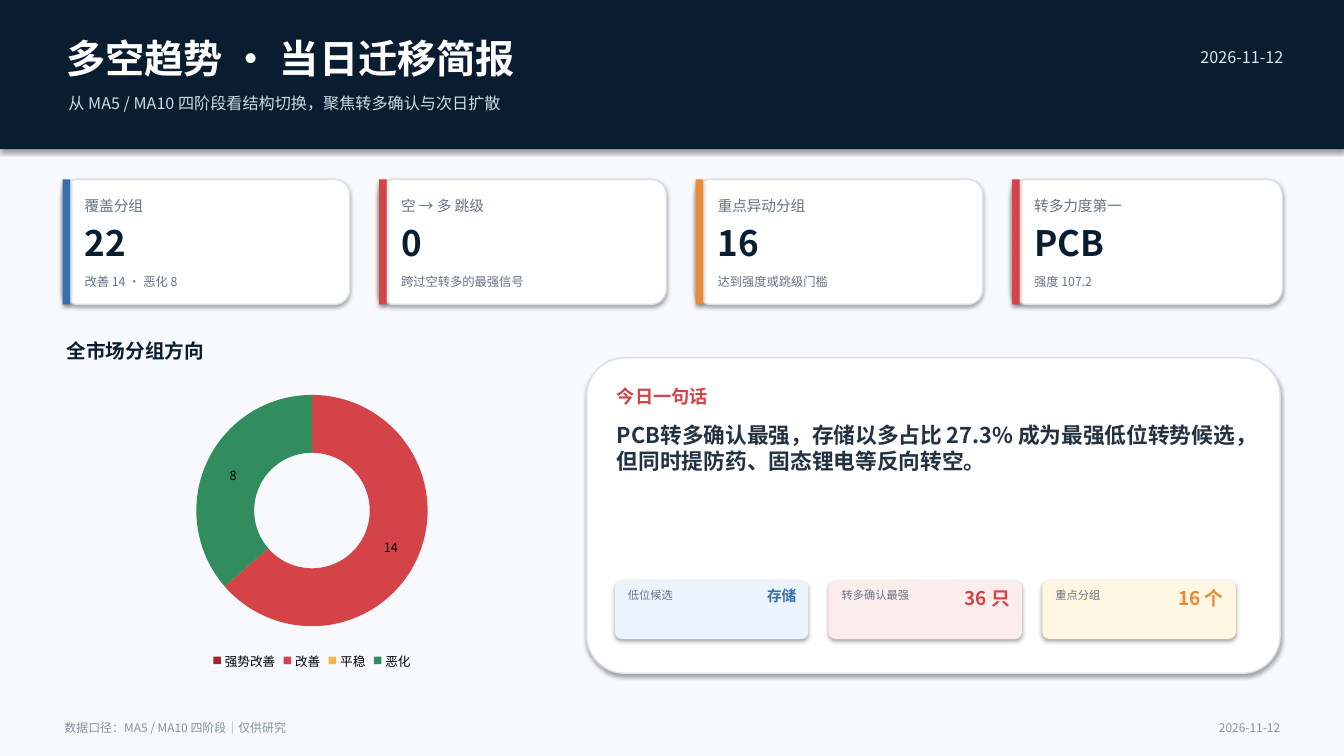
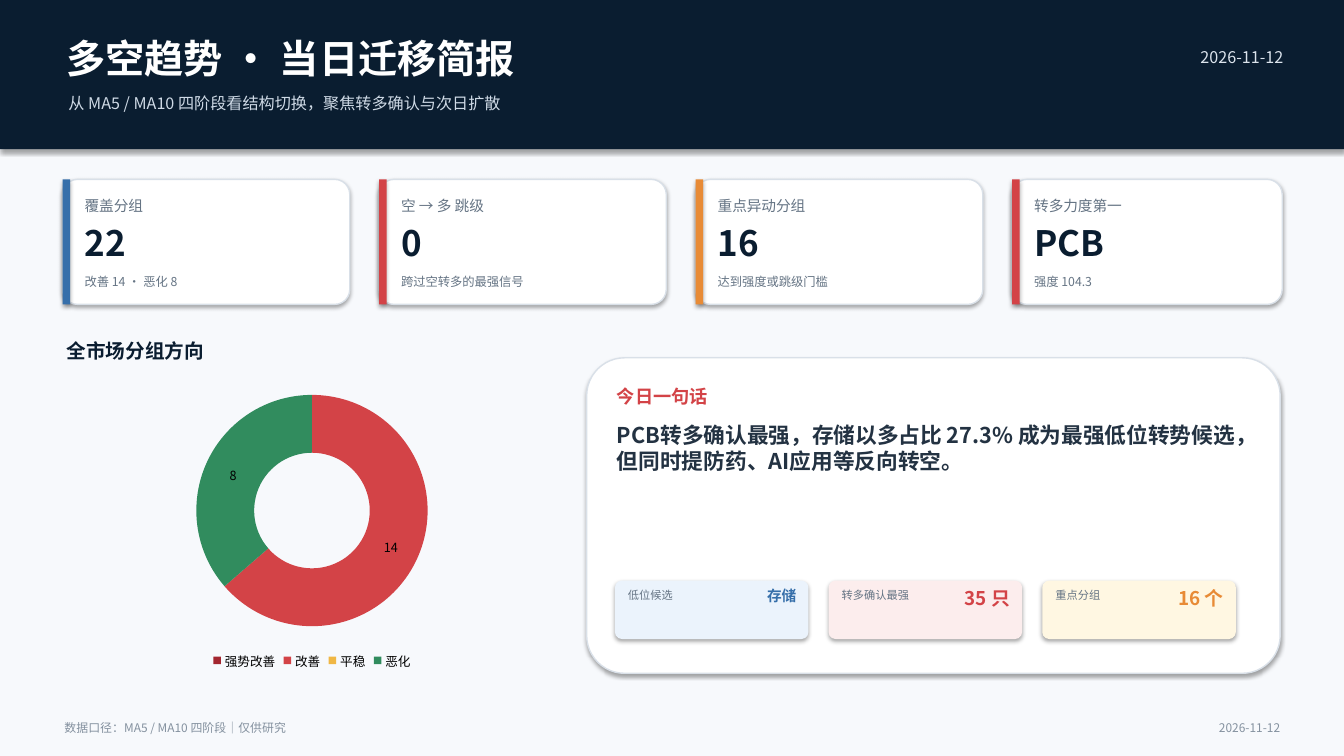
Before and after one commit to nancybhc/a-share-blast-lab, a slide deck: slide 1 of assets/多空阶段简报_2026-11-12.pptx. Drawn at 1344x756 pixels with LibreOffice and Linux fonts; fonts in the diff are those of the drawing. Boxes give left, top, right and bottom in pixels: in the first picture for what was removed or moved away, otherwise in the second. Text is boxed around its words. In the diff, an @@ line names an element or a change of style, - is before the commit and + after.

```diff
--- a/assets/多空阶段简报_2026-11-12.pptx
+++ b/assets/多空阶段简报_2026-11-12.pptx
@@ text at (1034, 276, 1092, 287): text changed @@
-强度 107.2
+强度 104.3
@@ text at (617, 424, 1257, 471): text changed @@
-PCB转多确认最强，存储以多占比 27.3% 成为最强低位转势候选，但同时提防药、固态锂电等反向转空。
+PCB转多确认最强，存储以多占比 27.3% 成为最强低位转势候选，但同时提防药、AI应用等反向转空。
@@ text at (965, 590, 1010, 607): text changed @@
-36 只
+35 只
```
Also in this commit, not shown: 3 other slides changed, 9 other files.
